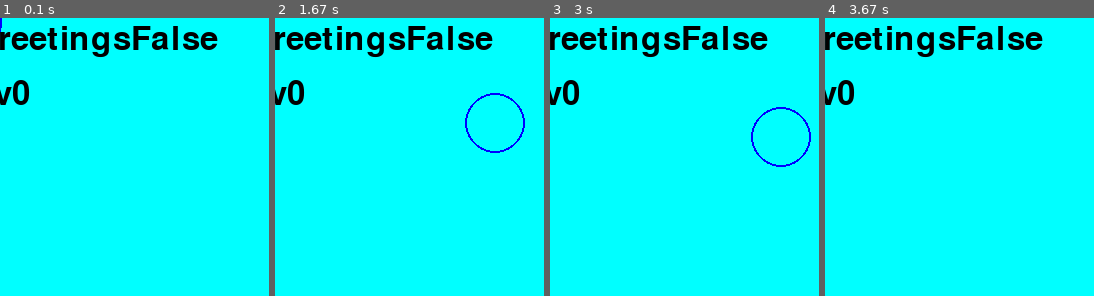
Above: before the commit, frames 1-4 (left to right).
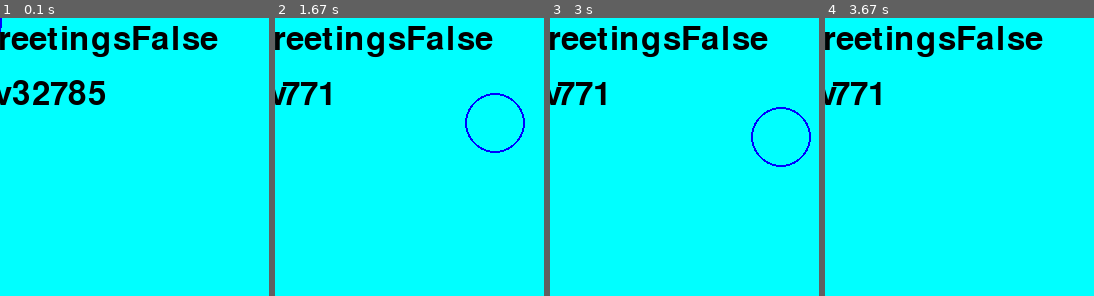
Above: after the commit, the same moments.

Repository: threeup/pygame-learn
Game: pygame game, started from game.py
Two runs of this game, one before a commit and one after it. Both use one fixed random seed, a clock stepped at 60 frames per second and the inputs below.
Inputs (mouse positions are % of the whole screen's width and height, from its top left):
- Up to frame 1 (0.1 s): no input
- Up to frame 2 (1.67 s): tap Space at 0.33 s; press the mouse at (18, 28) at 0.7 s; move the mouse to (26, 22) at 0.8 s; release the mouse at (34, 15) at 0.93 s; press the mouse at (18, 28) at 1.03 s; move the mouse to (29, 30) at 1.13 s; release the mouse at (40, 32) at 1.27 s; press the mouse at (18, 28) at 1.37 s; move the mouse to (33, 24) at 1.47 s; release the mouse at (47, 19) at 1.6 s
- Up to frame 3 (3 s): press the mouse at (18, 28) at 1.7 s; move the mouse to (37, 61) at 1.8 s; release the mouse at (56, 94) at 1.93 s; press the mouse at (18, 28) at 2.03 s; move the mouse to (43, 25) at 2.13 s; release the mouse at (68, 21) at 2.27 s; press the mouse at (18, 28) at 2.37 s; move the mouse to (41, 55) at 2.47 s; release the mouse at (63, 81) at 2.6 s; press the mouse at (18, 28) at 2.7 s; move the mouse to (34, 25) at 2.8 s; release the mouse at (49, 21) at 2.93 s
- Up to frame 4 (3.67 s): press the mouse at (18, 28) at 3.03 s; move the mouse to (42, 32) at 3.13 s; release the mouse at (65, 36) at 3.27 s; press the mouse at (18, 28) at 3.37 s; move the mouse to (38, 59) at 3.47 s; release the mouse at (58, 90) at 3.6 s
The pictures show only the part of the screen within x 6-56%, y 0-50%; the shares and areas given below are measured in that part.

The runs differ from the first frame. In frame 1, 1.5% of the frame differs, in the area x 4-40%, y 22-32%; in frame 2, 0.8%; in frame 3, 0.8%; in frame 4, 0.8%.

Commit message:
works on device

Diff:
--- a/game.py
+++ b/game.py
@@ -56,7 +56,6 @@
                     print(button,i)
 
         for event in pygame.event.get():
-            print(event)
             if event.type == pygame.QUIT:
                 running = False
             elif event.type == pygame.KEYDOWN and event.key == pygame.K_ESCAPE:
@@ -67,6 +66,8 @@
                 col = colg
             elif event.type == pygame.MOUSEBUTTONUP:
                 moving = True
+            elif event.type == pygame.JOYAXISMOTION:
+                moving = True
             elif event.type == pygame.MOUSEBUTTONDOWN:
                 moving = True
             elif event.type == pygame.MOUSEMOTION:
@@ -74,30 +75,6 @@
             elif event.type == pygame.KEYUP:
                 moving = True
             elif event.type == pygame.KEYDOWN:
-                moving = True
-            elif event.type == pygame.TEXTEDITING:
-                moving = True
-            elif event.type == pygame.TEXTINPUT:
-                moving = True
-            elif event.type == pygame.VIDEOEXPOSE:
-                moving = True
-            elif event.type == pygame.WINDOWEXPOSED:
-                moving = True
-            elif event.type == pygame.WINDOWTAKEFOCUS:
-                moving = True
-            elif event.type == pygame.WINDOWENTER:
-                moving = True
-            elif event.type == pygame.WINDOWLEAVE:
-                moving = True
-            elif event.type == pygame.WINDOWSHOWN:
-                moving = True
-            elif event.type == pygame.WINDOWMOVED:
-                moving = True
-            elif event.type == pygame.WINDOWFOCUSGAINED:
-                moving = True
-            elif event.type == pygame.WINDOWFOCUSLOST:
-                moving = True
-            elif event.type == pygame.AUDIODEVICEADDED:
                 moving = True
             elif event.type == pygame.ACTIVEEVENT:
                 moving = True
